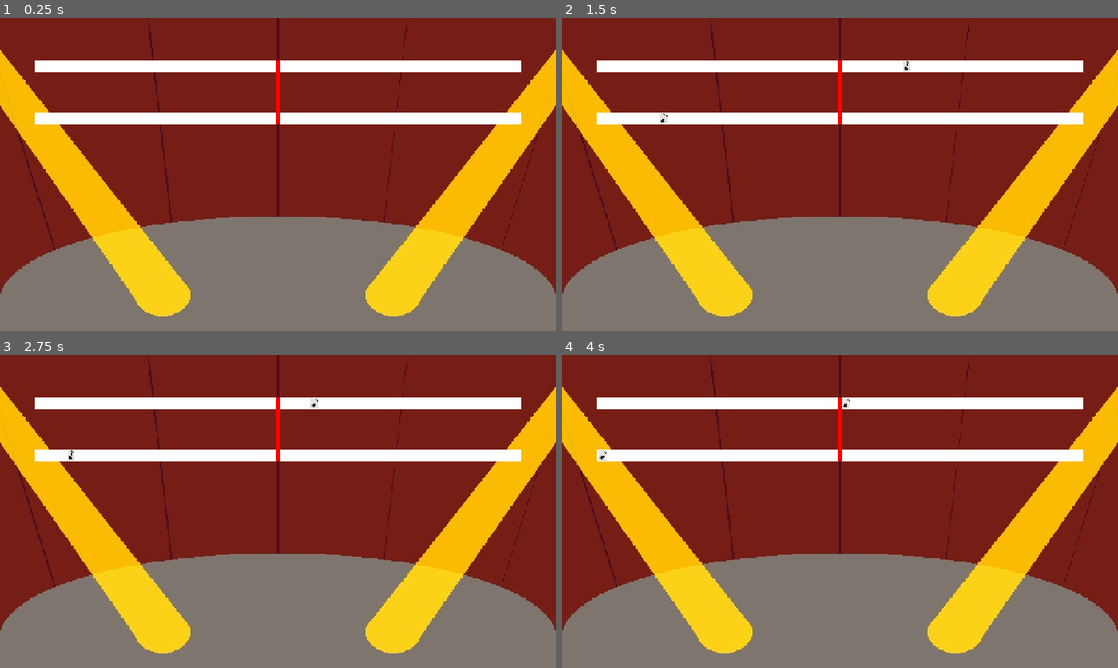
Above: before the commit, frames 1-4 (two rows, left to right).
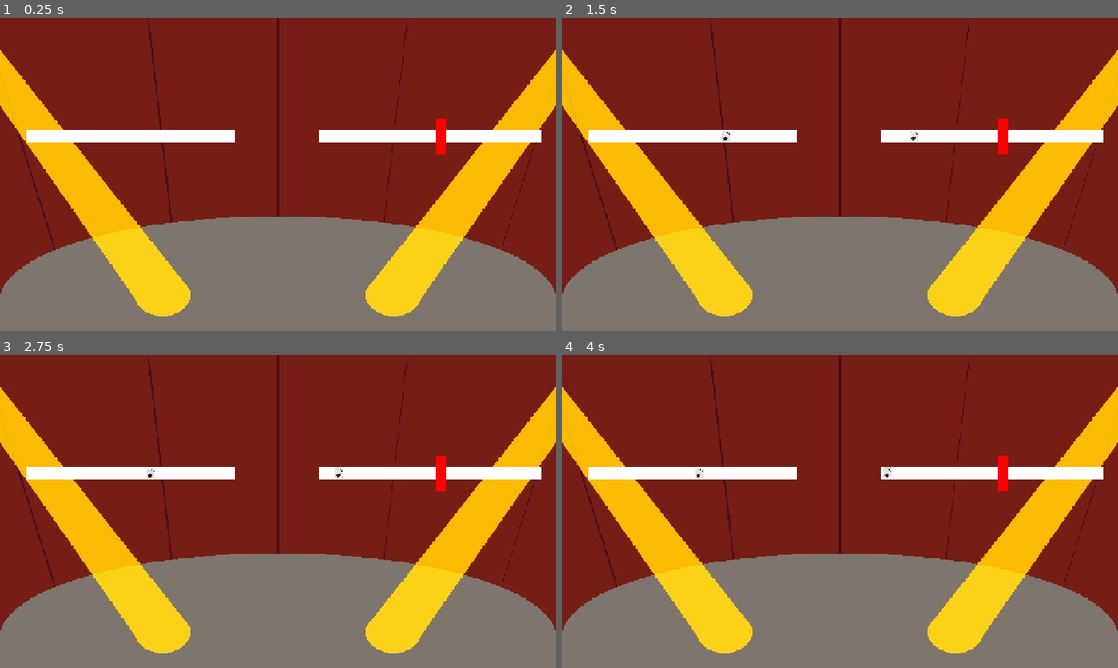
Above: after the commit, the same moments.

Repository: CAHSI-Game-Studios/CGS-project
Game: Godot game, scene res://games/gameB/scenes/CollisionDemo.tscn
Two runs of this game, one before a commit and one after it. Both use one fixed random seed, a clock stepped at 60 frames per second and the inputs below. This scene is started directly instead of the project's main scene.
Inputs (mouse positions are in pixels of both pictures, inside the frame that each line leads up to):
- Up to frame 1 (0.25 s): no input
- Up to frame 2 (1.5 s): tap Enter (ui_accept) at 0.5, 0.77 s; move the mouse to (962, 158) at 0.52 s; hold D (move_right) 0.53-1.28 s; hold T (open_terminal) 0.53-1.28 s; click (962, 158) at 0.67 s; move the mouse to (728, 190) at 1.27 s; hold S (move_down) from 1.28 s (still down); tap T (open_terminal) at 1.35 s
- Up to frame 3 (2.75 s): tap Enter (ui_accept) at 1.52 s; move the mouse to (333, 442) at 2.02 s; release S (move_down) at 2.03 s; hold D (move_right) from 2.03 s (still down); hold T (open_terminal) from 2.03 s (still down)
- Up to frame 4 (4 s): move the mouse to (812, 574) at 2.77 s; release D (move_right) at 2.78 s; release T (open_terminal) at 2.78 s; hold W (move_up) 2.78-3.53 s; tap T (open_terminal) at 2.85 s; click (812, 574) at 2.92 s; tap Enter (ui_accept) at 3.02, 3.77 s; move the mouse to (1006, 558) at 3.52 s; hold A (move_left) from 3.53 s (still down); hold T (open_terminal) from 3.53 s (still down)

The runs differ from the first frame. In frame 1, 9.9% of the frame differs, in the area x 4-98%, y 13-44%; in frame 2, 9.9%; in frame 3, 9.9%; in frame 4, 9.9%.

Commit message:
Implemented the feedback and recommendations from team lead and team

Diff:
--- a/src/games/gameB/scenes/CollisionDemo.tscn
+++ b/src/games/gameB/scenes/CollisionDemo.tscn
@@ -1,12 +1,73 @@
 [gd_scene format=3 uid="uid://c6ub2s4yw2xww"]
 
-[ext_resource type="Script" uid="uid://dbjjs2tfo352o" path="res://games/gameB/scripts/RhythmCollisionDemo.gd" id="1_d3516"]
+[ext_resource type="Script" uid="uid://dbjjs2tfo352o" path="res://games/gameB/scripts/CollisionDemo.gd" id="1_d3516"]
 [ext_resource type="Texture2D" uid="uid://wgjqarjaldp0" path="res://games/gameB/assets/background_Concept.png" id="2_h4u7c"]
 
-[node name="RhythmCollisionDemo" type="Node2D" unique_id=1108226209]
+[sub_resource type="CircleShape2D" id="CircleShape2D_target"]
+radius = 26.0
+
+[sub_resource type="RectangleShape2D" id="RectangleShape2D_hit"]
+size = Vector2(35, 47)
+
+[node name="RhythmCollisionDemo" type="Node2D" unique_id=1118242434]
 script = ExtResource("1_d3516")
 
-[node name="Background" type="Sprite2D" parent="." unique_id=639814967]
+[node name="Background" type="Sprite2D" parent="." unique_id=255916158]
 position = Vector2(640, 360)
 scale = Vector2(2, 2)
 texture = ExtResource("2_h4u7c")
+
+[node name="Lanes" type="Node2D" parent="." unique_id=857763325]
+
+[node name="Lane1" type="Node2D" parent="Lanes" unique_id=671062371]
+
+[node name="Bar" type="ColorRect" parent="Lanes/Lane1" unique_id=1864120311]
+offset_left = 62.0
+offset_top = 258.0
+offset_right = 539.0
+offset_bottom = 286.0
+
+[node name="Spawn" type="Marker2D" parent="Lanes/Lane1" unique_id=953648076]
+position = Vector2(63, 271)
+
+[node name="Target" type="Area2D" parent="Lanes/Lane1" unique_id=652540454]
+position = Vector2(528, 271)
+collision_layer = 2
+collision_mask = 0
+
+[node name="CollisionShape2D" type="CollisionShape2D" parent="Lanes/Lane1/Target" unique_id=919872425]
+shape = SubResource("CircleShape2D_target")
+
+[node name="Lane2" type="Node2D" parent="Lanes" unique_id=962495665]
+
+[node name="Bar" type="ColorRect" parent="Lanes/Lane2" unique_id=543499456]
+offset_left = 734.0
+offset_top = 257.0
+offset_right = 1247.0
+offset_bottom = 285.0
+
+[node name="Spawn" type="Marker2D" parent="Lanes/Lane2" unique_id=1344625796]
+position = Vector2(743, 270)
+
+[node name="Target" type="Area2D" parent="Lanes/Lane2" unique_id=1051387418]
+position = Vector2(1237, 277)
+collision_layer = 2
+collision_mask = 0
+
+[node name="CollisionShape2D" type="CollisionShape2D" parent="Lanes/Lane2/Target" unique_id=1946573614]
+position = Vector2(-4, -6)
+shape = SubResource("CircleShape2D_target")
+
+[node name="HitLine" type="Area2D" parent="." unique_id=1598691458]
+position = Vector2(1016.5, 275.5)
+collision_layer = 4
+
+[node name="CollisionShape2D" type="CollisionShape2D" parent="HitLine" unique_id=1745176502]
+shape = SubResource("RectangleShape2D_hit")
+
+[node name="Bar" type="ColorRect" parent="HitLine" unique_id=1745176503]
+offset_left = -12.5
+offset_top = -44.5
+offset_right = 9.5
+offset_bottom = 37.5
+color = Color(1, 0, 0, 1)
--- a/src/games/gameB/scripts/CollisionDemo.gd
+++ b/src/games/gameB/scripts/CollisionDemo.gd
@@ -5,48 +5,37 @@
 @export var bpm: float = 90.0
 @export var action: StringName = &"ui_accept"
 
-const LANES: Array[Dictionary] = [
-	{"spawn": Vector2(80, 110), "target": Vector2(1200, 110)},
-	{"spawn": Vector2(80, 230), "target": Vector2(1200, 230)},
-]
-const BAR_HEIGHT := 28.0
 const NOTE_RADIUS := 11.0
 const NOTE_TEXTURE := preload("res://games/gameB/assets/note.jpg")
-const TARGET_RADIUS := 26.0
-const HIT_X := 640.0
-const HIT_WIDTH := 8.0
-const HIT_HALF_WIDTH := HIT_WIDTH / 2.0
 const NOTE_LAYER := 1
 const TARGET_LAYER := 2
+const HIT_LAYER := 4
 const BEATS_TO_TARGET := 2
 
 var interval: float = 60.0 / 180.0
 var spawn_accumulator := 0.0
 var beat_count := 0
+var lanes: Array[Dictionary] = []
 var lane_directions: Array[Vector2] = []
-var note_speeds: Array[float] = []
+var note_speed: float = 0.0
 var notes: Array[Array] = []
+var overlapping_notes: Array[Area2D] = []
 var score := 0
 
 func _ready() -> void:
 	interval = 60.0 / bpm
-	for lane in LANES:
-		var bar := ColorRect.new()
-		bar.color = Color.WHITE
-		bar.position = Vector2(lane["spawn"].x, lane["spawn"].y - BAR_HEIGHT / 2.0)
-		bar.size = Vector2(lane["target"].x - lane["spawn"].x, BAR_HEIGHT)
-		add_child(bar)
-		add_child(_create_target(lane["target"]))
-		var direction: Vector2 = (lane["target"] - lane["spawn"]).normalized()
-		lane_directions.append(direction)
-		var length: float = (lane["target"] - lane["spawn"]).length()
-		note_speeds.append(length / (BEATS_TO_TARGET * interval))
+	var longest: float = 0.0
+	for lane_node in $Lanes.get_children():
+		var spawn: Vector2 = lane_node.get_node("Spawn").global_position
+		var target: Vector2 = lane_node.get_node("Target").global_position
+		lanes.append({"spawn": spawn, "target": target})
+		lane_directions.append((target - spawn).normalized())
+		longest = maxf(longest, (target - spawn).length())
+	note_speed = longest / (BEATS_TO_TARGET * interval)
+	var hit_line: Area2D = $HitLine
+	hit_line.area_entered.connect(_on_hit_area_entered)
+	hit_line.area_exited.connect(_on_hit_area_exited)
 	spawn_accumulator = interval
-	var hit_line := ColorRect.new()
-	hit_line.color = Color.RED
-	hit_line.position = Vector2(HIT_X - HIT_HALF_WIDTH, 96.0)
-	hit_line.size = Vector2(HIT_WIDTH, 244.0 - 96.0)
-	add_child(hit_line)
 
 func _physics_process(delta: float) -> void:
 	if Input.is_action_just_pressed(action):
@@ -54,35 +43,37 @@
 	spawn_accumulator -= delta
 	while spawn_accumulator <= 0.0:
 		spawn_accumulator += interval
-		_spawn_note(beat_count % LANES.size())
+		_spawn_note(beat_count % lanes.size())
 		beat_count += 1
 	for i in range(notes.size() - 1, -1, -1):
 		var note: Area2D = notes[i][0]
 		var lane_index: int = notes[i][1]
-		note.position += lane_directions[lane_index] * note_speeds[lane_index] * delta
-		var remaining: float = LANES[lane_index]["target"].distance_to(note.position)
-		if remaining < note_speeds[lane_index] * delta:
+		note.position += lane_directions[lane_index] * note_speed * delta
+		var remaining: float = lanes[lane_index]["target"].distance_to(note.position)
+		if remaining < note_speed * delta:
 			notes.remove_at(i)
+			overlapping_notes.erase(note)
 			note.queue_free()
 
 func _consume_note() -> void:
-	for i in range(notes.size()):
-		var note: Area2D = notes[i][0]
-		var lane_index: int = notes[i][1]
-		if lane_index != 1:
-			continue
-		if absf(note.position.x - HIT_X) <= HIT_HALF_WIDTH + NOTE_RADIUS:
-			notes.remove_at(i)
-			note.queue_free()
-			score += 1
-			note_collided.emit(lane_index)
-			return
+	for area in overlapping_notes:
+		for i in range(notes.size()):
+			if notes[i][0] == area:
+				var lane_index: int = notes[i][1]
+				if lane_index != 1:
+					break
+				notes.remove_at(i)
+				overlapping_notes.erase(area)
+				area.queue_free()
+				score += 1
+				note_collided.emit(lane_index)
+				return
 
 func _spawn_note(lane_index: int) -> void:
 	var note := Area2D.new()
 	note.collision_layer = NOTE_LAYER
-	note.collision_mask = TARGET_LAYER
-	note.position = LANES[lane_index]["spawn"]
+	note.collision_mask = TARGET_LAYER | HIT_LAYER
+	note.position = lanes[lane_index]["spawn"]
 	var shape := CollisionShape2D.new()
 	var circle := CircleShape2D.new()
 	circle.radius = NOTE_RADIUS
@@ -92,26 +83,11 @@
 	sprite.texture = NOTE_TEXTURE
 	sprite.scale = Vector2(0.055, 0.055)
 	note.add_child(sprite)
-	note.area_entered.connect(_on_note_area_entered.bind(lane_index, note))
 	add_child(note)
 	notes.append([note, lane_index])
 
-func _on_note_area_entered(_area: Area2D, lane_index: int, note: Area2D) -> void:
-	note_collided.emit(lane_index)
-	for i in range(notes.size()):
-		if notes[i][0] == note:
-			notes.remove_at(i)
-			break
-	note.queue_free()
+func _on_hit_area_entered(area: Area2D) -> void:
+	overlapping_notes.append(area)
 
-func _create_target(target_position: Vector2) -> Area2D:
-	var target := Area2D.new()
-	target.collision_layer = TARGET_LAYER
-	target.collision_mask = 0
-	target.position = target_position
-	var shape := CollisionShape2D.new()
-	var circle := CircleShape2D.new()
-	circle.radius = TARGET_RADIUS
-	shape.shape = circle
-	target.add_child(shape)
-	return target
+func _on_hit_area_exited(area: Area2D) -> void:
+	overlapping_notes.erase(area)
